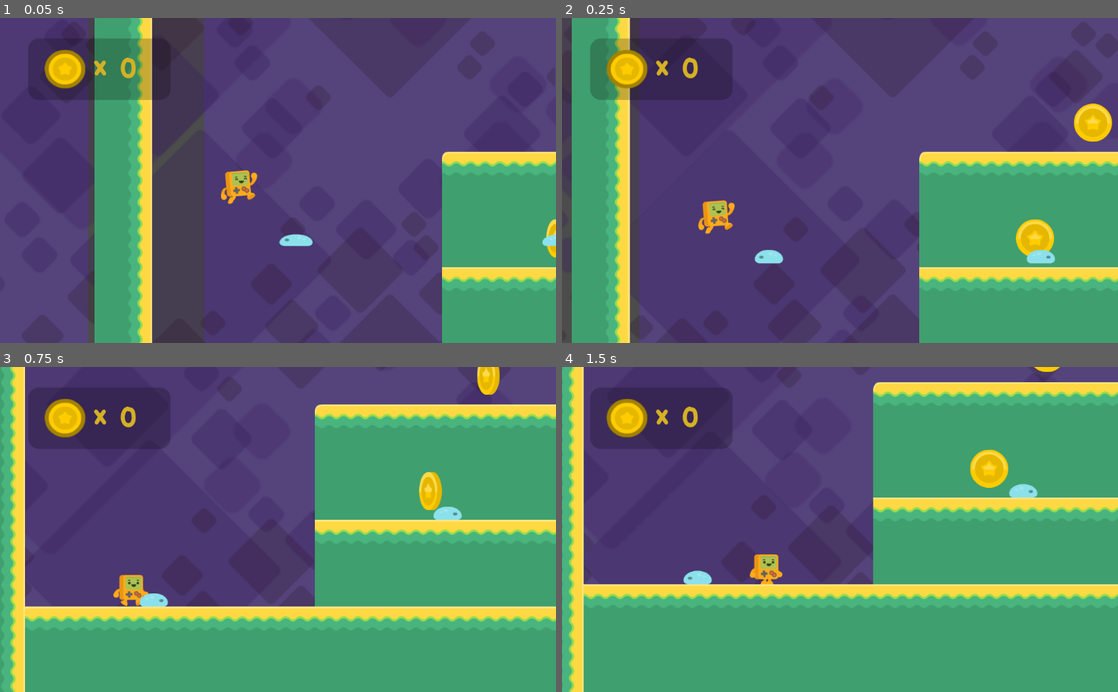
Above: before the commit, frames 1-4 (two rows, left to right).
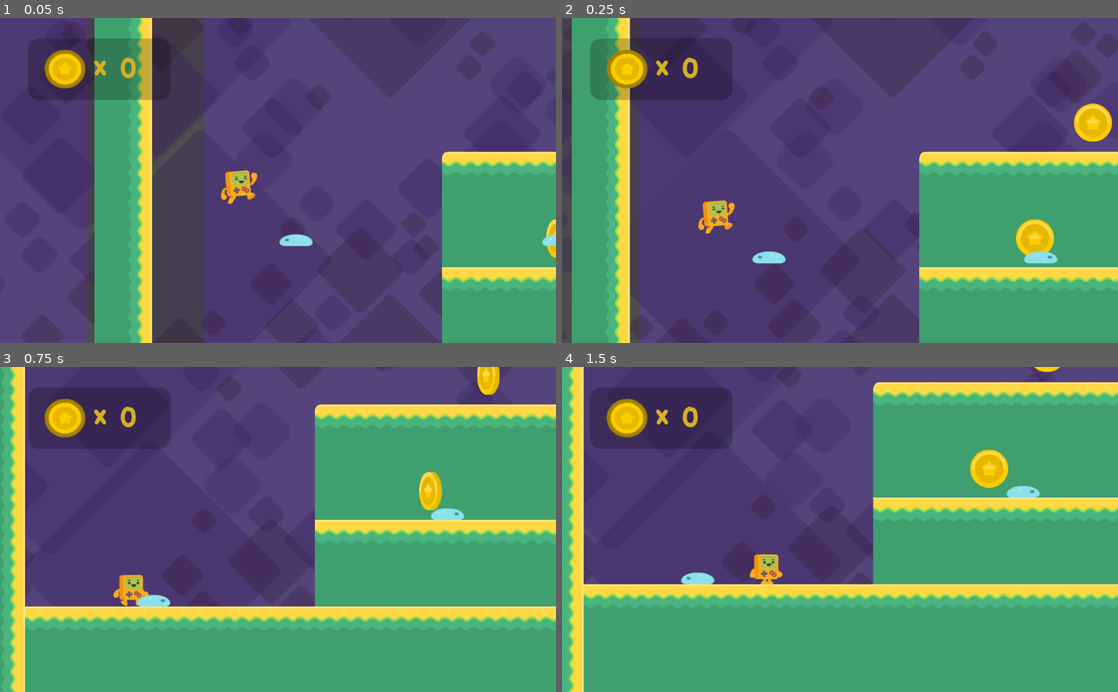
Above: after the commit, the same moments.

Repository: nkpresh/platforme-Game
Game: Godot game, scene res://Level1.tscn
Same seed, same stepped clock (60 frames per second), same inputs: the game is played once before the commit and once after it.
Inputs:
- Up to frame 1 (0.05 s): no input
- Up to frame 2 (0.25 s): no input
- Up to frame 3 (0.75 s): hold Right (right) from 0.53 s (still down)
- Up to frame 4 (1.5 s): keep holding Right (right); tap Up (jump) at 0.77 s

Frame 1 is identical in both runs. In frame 2, 0.1% of the frame differs, in the area x 34-90%, y 71-76%; in frame 3, 0.1%; in frame 4, 0.1%.

Commit message:
ray cast

Diff:
--- a/enemy.gd
+++ b/enemy.gd
@@ -14,6 +14,7 @@
 	if is_on_wall():
 		direction*=-1
 		$Sprite.flip_h=not $Sprite.flip_h
+		$floor_Checker.position.x=$CollisionShape2D.shape.get_extents().x*direction
 
 	velocity.y+=20
 
--- a/enemy.tscn
+++ b/enemy.tscn
@@ -25,7 +25,6 @@
 scale = Vector2( 1.29696, 0.875149 )
 frames = SubResource( 3 )
 frame = 1
-playing = true
 offset = Vector2( 4.48936, 16.1877 )
 
 [node name="CollisionShape2D" type="CollisionShape2D" parent="."]
